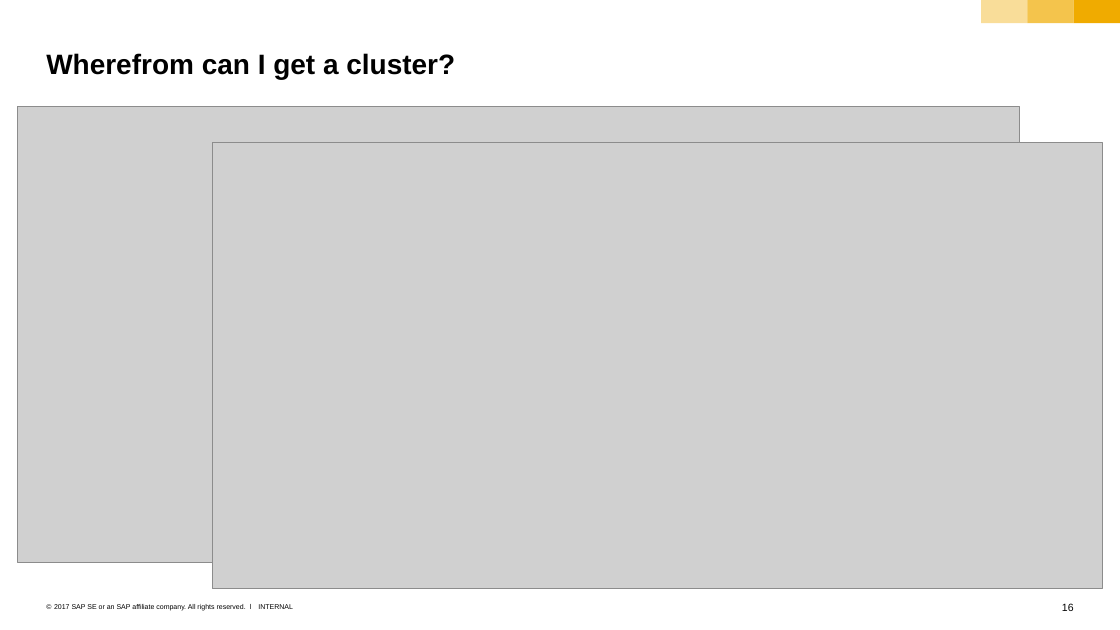
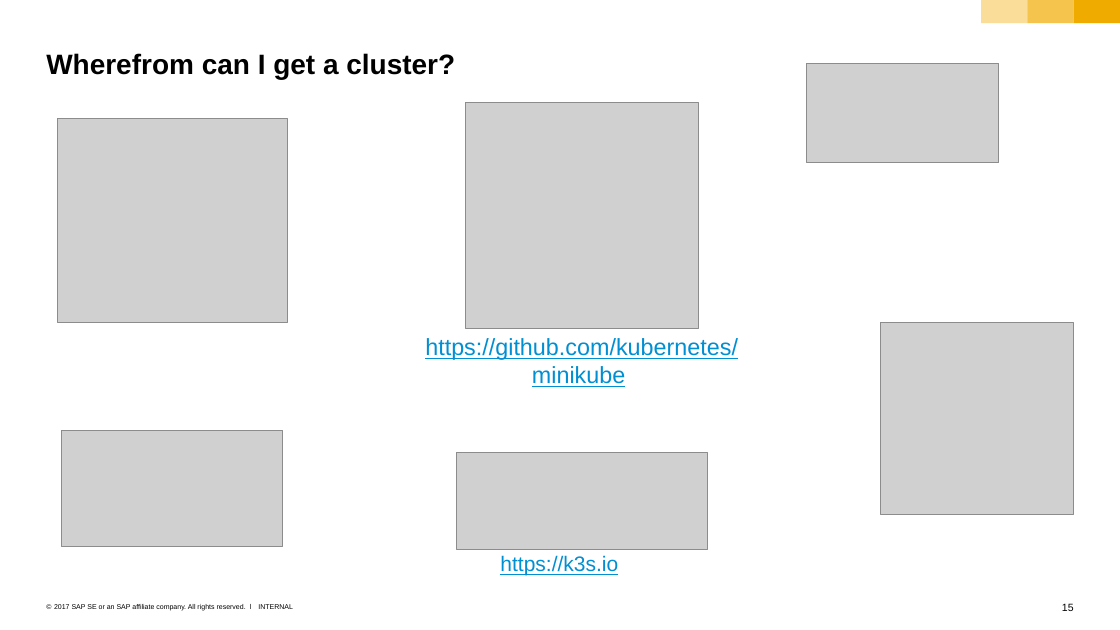
Before and after one commit to cuijiyao01/docker-k8s-training, a slide deck: slide 15 of kubernetes/11_3_morePods_Sheduling_and_Gardener.pptx (slide 16 before the commit). Drawn at 1120x630 pixels with LibreOffice and Linux fonts; fonts in the diff are those of the drawing; grey boxes stand for pictures. Boxes give left, top, right and bottom in pixels: in the first picture for what was removed or moved away, otherwise in the second. Text is boxed around its words. In the diff, an @@ line names an element or a change of style, - is before the commit and + after.

```diff
--- a/kubernetes/11_3_morePods_Sheduling_and_Gardener.pptx
+++ b/kubernetes/11_3_morePods_Sheduling_and_Gardener.pptx
@@ picture added at [806, 63, 998, 162] @@
@@ picture removed at [18, 107, 1019, 563] @@
@@ picture added at [57, 118, 288, 322] @@
@@ picture added at [465, 102, 698, 328] @@
@@ picture removed at [212, 142, 1102, 589] @@
@@ picture added at [881, 322, 1073, 515] @@
@@ text added at [425, 338, 738, 387], 20 pt, text #008FD3, underline @@
+https://github.com/kubernetes/
+minikube
@@ picture added at [62, 430, 283, 546] @@
@@ picture added at [456, 452, 707, 549] @@
@@ text added at [500, 555, 618, 576], 18 pt, text #008FD3, underline @@
+https://k3s.io
@@ page number at [1062, 603, 1074, 611]: text changed @@
-16
+15
```
Also in this commit, not shown: 3 other slides changed, 1 slide added.
